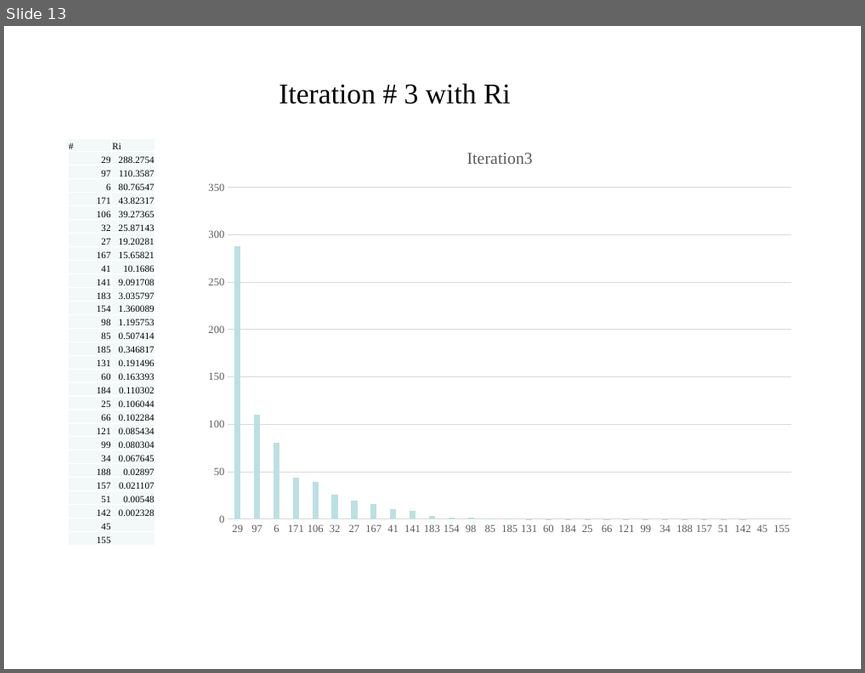
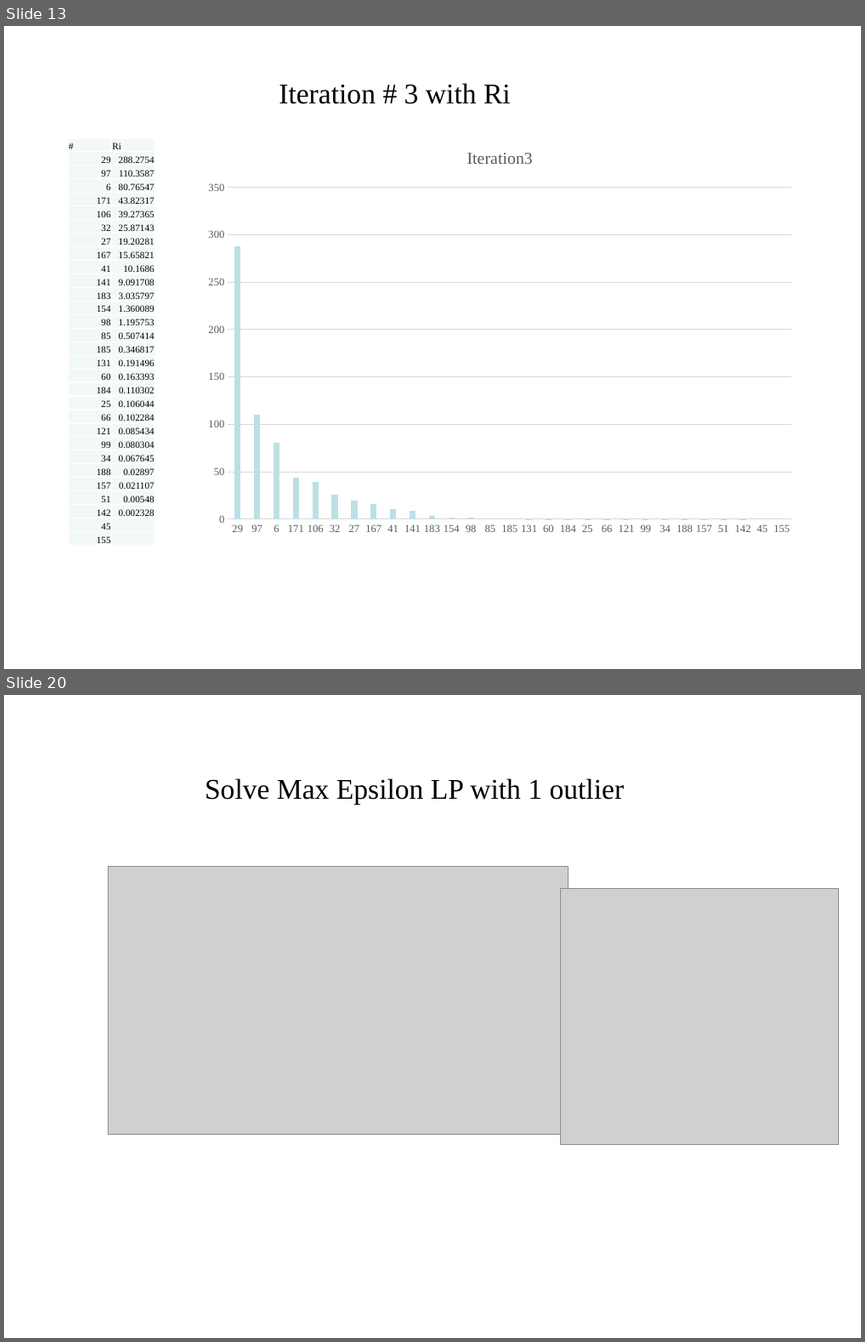
Before and after one commit to Hellozepp117/bolun117, a slide deck: papers/report 11 25.pptx. Shown one above the other, each under a label of ours: slide 13 before the commit, slides 13 and 20 after it; the slides between them are not shown. The pictures are 865x673 and 865x1342 pixels, drawn with LibreOffice and Linux fonts; fonts in the diff are those of the drawing; grey boxes stand for pictures; background and template pictures are left out. Boxes give left, top, right and bottom in pixels: in the first picture for what was removed or moved away, otherwise in the second. Text is boxed around its words. In the diff, an @@ line names an element or a change of style, - is before the commit and + after.

```diff
--- a/papers/report 11 25.pptx
+++ b/papers/report 11 25.pptx
@@ slide 20 added at [4, 695, 861, 1338], background picture (left out) @@
@@ text added at [205, 778, 624, 805], 24 pt, text #000000 @@
+Solve Max Epsilon LP with 1 outlier
@@ picture added at [109, 867, 568, 1134] @@
@@ picture added at [561, 888, 839, 1144] @@
```
Also in this commit, not shown: 7 other slides added, 3 slides removed, 5 other files.
